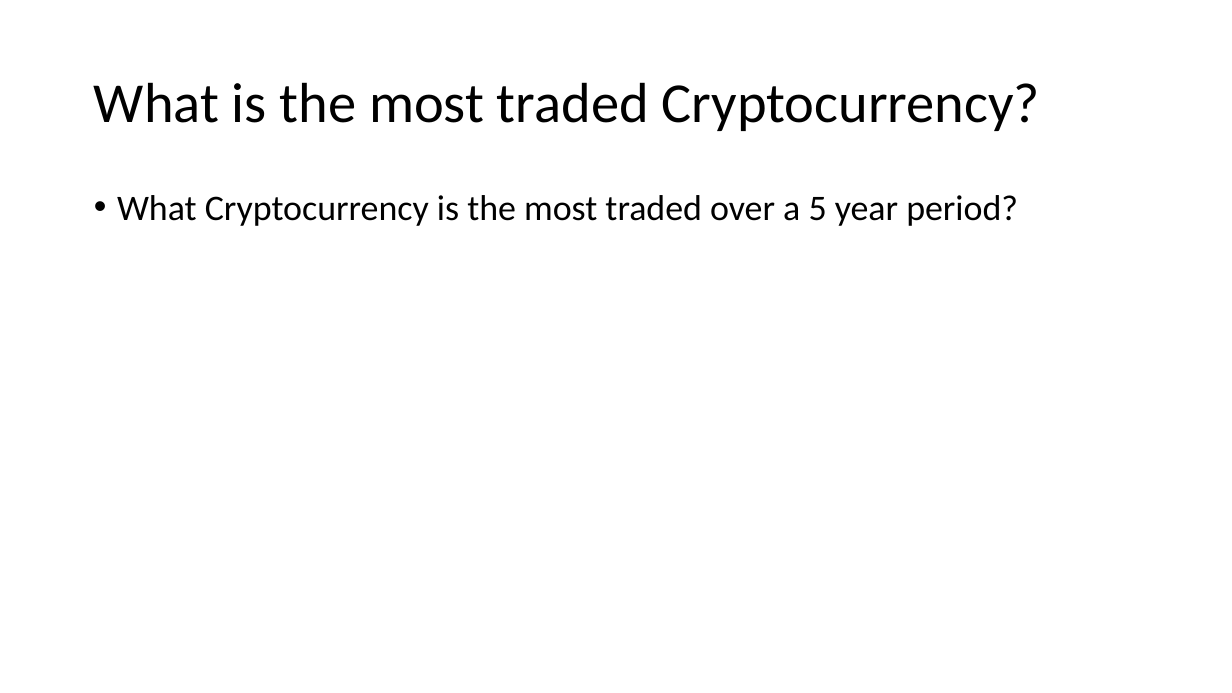
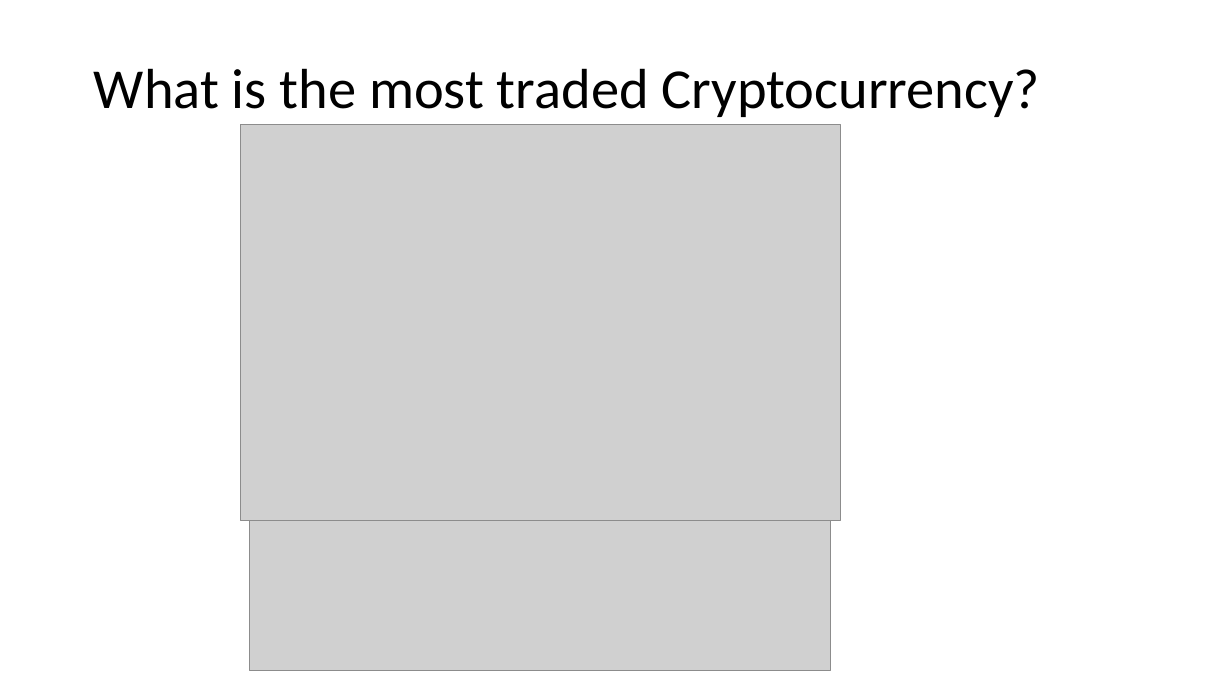
Before and after one commit to sarahheavner/Project1, a slide deck: slide 9 of Cryptocurrency_Presentation.pptx (slide 5 before the commit). Drawn at 1232x693 pixels with LibreOffice and Linux fonts; fonts in the diff are those of the drawing; grey boxes stand for pictures. Boxes give left, top, right and bottom in pixels: in the first picture for what was removed or moved away, otherwise in the second. Text is boxed around its words. In the diff, an @@ line names an element or a change of style, - is before the commit and + after.

```diff
--- a/Cryptocurrency_Presentation.pptx
+++ b/Cryptocurrency_Presentation.pptx
@@ title "What is the most traded ...": place and size @@
-title "What is the most traded ..." at box(94, 82, 1040, 131)
+title "What is the most traded ..." at box(94, 68, 1040, 117)
@@ picture added at box(240, 124, 840, 520) @@
@@ text removed at box(117, 195, 1018, 226) @@
-• What Cryptocurrency is the most traded over a 5 year period?
@@ picture added at box(250, 520, 831, 670) @@
```
Also in this commit, not shown: 3 other slides changed, 4 slides added, 1 other file.
